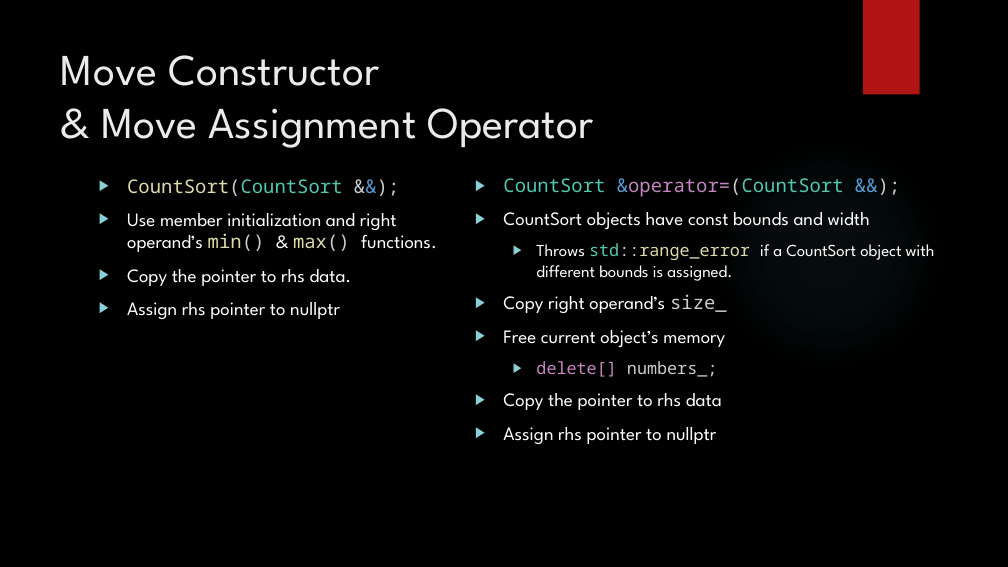
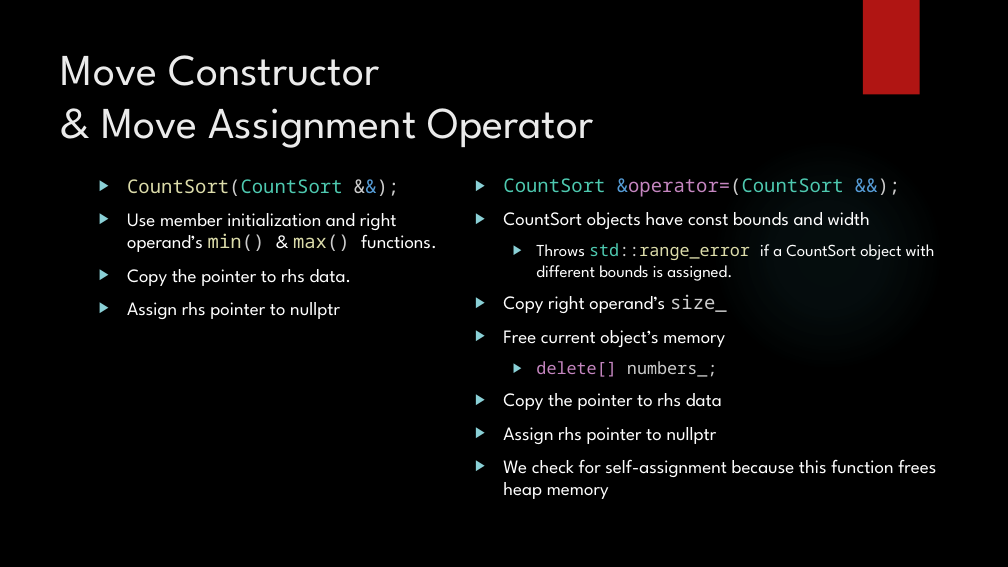
Before and after one commit to dgaron/cs253, a slide deck: slide 8 of Presentation/HW7_presentation.pptx. Drawn at 1008x567 pixels with LibreOffice and Linux fonts; fonts in the diff are those of the drawing; background and template pictures are left out. Boxes give left, top, right and bottom in pixels: in the first picture for what was removed or moved away, otherwise in the second. Text is boxed around its words. In the diff, an @@ line names an element or a change of style, - is before the commit and + after.

Commit message:
Slide update

```diff
--- a/Presentation/HW7_presentation.pptx
+++ b/Presentation/HW7_presentation.pptx
@@ text at (x1=503, y1=459, x2=936, y2=499): paragraph added @@
+▶ We check for self-assignment because this function frees heap memory
```
